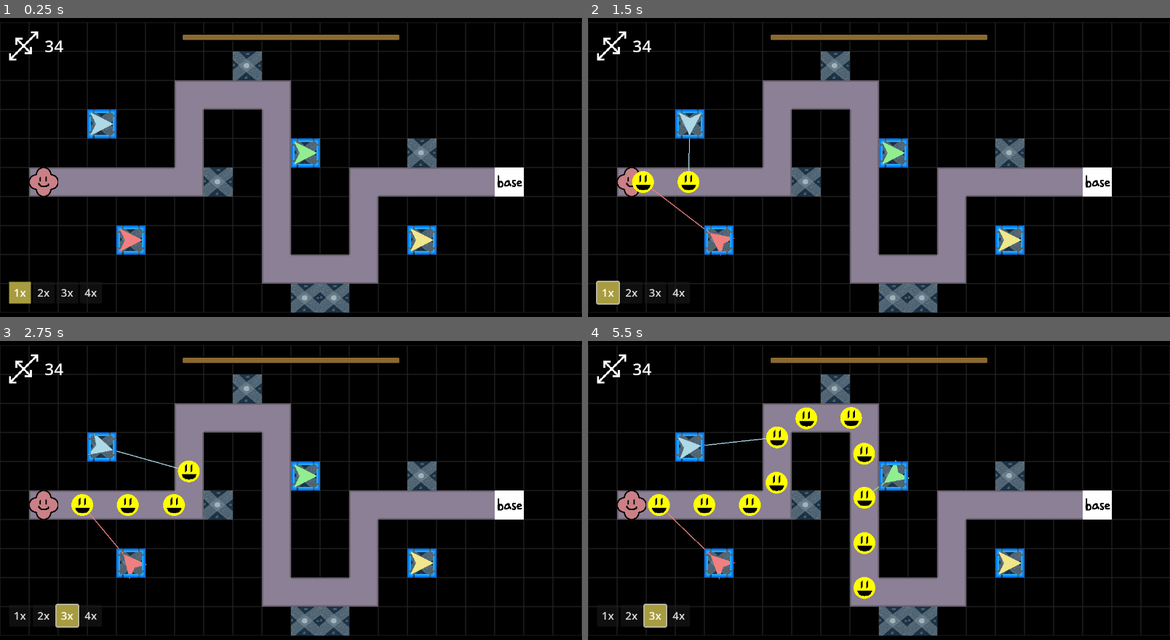
Above: before the commit, frames 1-4 (two rows, left to right).
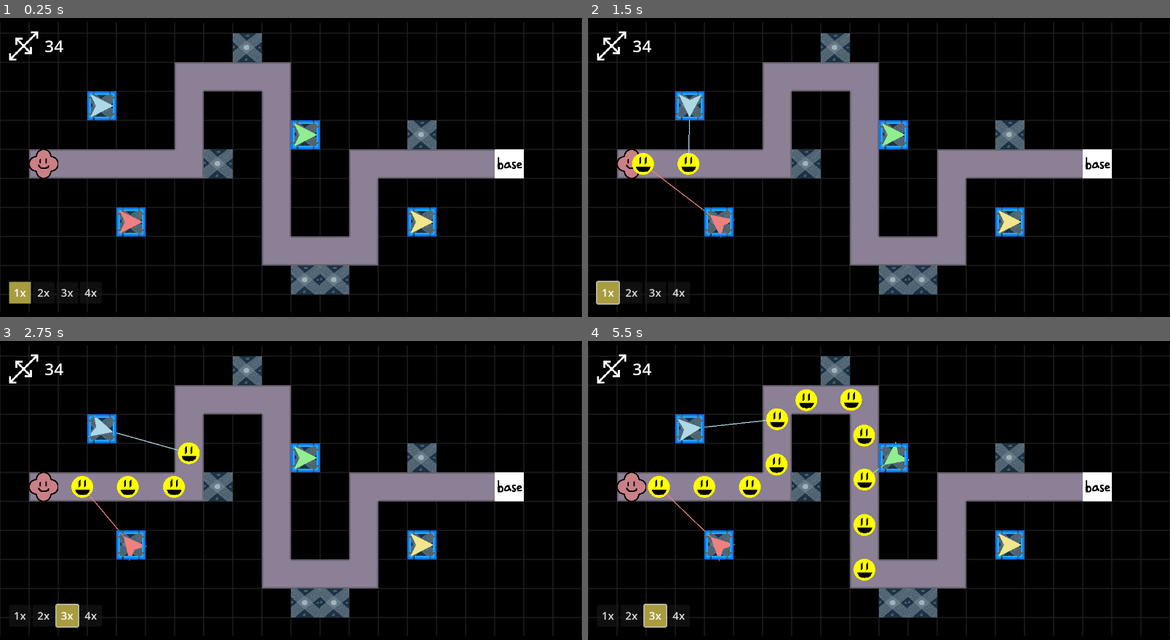
Above: after the commit, the same moments.

Repository: ladybunne/gmtk-game-jam-2024
Game: Godot game, scene res://MainScene.tscn
The game is run twice, just before and just after one commit, with the same random seed, the same clock (stepped at 60 frames per second) and the same inputs.
Inputs:
- Up to frame 1 (0.25 s): no input
- Up to frame 2 (1.5 s): click "2x" at 0.5 s; click "1x" at 1.25 s
- Up to frame 3 (2.75 s): click "3x" at 2 s
- Up to frame 4 (5.5 s): click "4x" at 2.75 s; click "1x" at 3.5 s; click "2x" at 4.25 s; click "3x" at 5 s

The runs differ from the first frame. In frame 1, 17% of the frame differs, in the area x 5-90%, y 5-99%; in frame 2, 17%; in frame 3, 17%; in frame 4, 19%.

Commit message:
Add zoom and pan, stop it from breaking Raj's tower resizing

Diff:
--- a/GameScene.tscn
+++ b/GameScene.tscn
@@ -1,8 +1,9 @@
-[gd_scene load_steps=4 format=3 uid="uid://cld0f8mg8m62w"]
+[gd_scene load_steps=5 format=3 uid="uid://cld0f8mg8m62w"]
 
 [ext_resource type="PackedScene" uid="uid://c7f6l47krk6xs" path="res://Scenes/UI/UI.tscn" id="1_4wb6o"]
 [ext_resource type="Texture2D" uid="uid://bwmtre1r87nsy" path="res://Assets/Sprites/background.png" id="1_dkb0d"]
 [ext_resource type="PackedScene" uid="uid://dqx0tgwtfe1g8" path="res://Scenes/TestLevel.tscn" id="2_v6iw5"]
+[ext_resource type="Script" path="res://Panner.gd" id="4_d1rfe"]
 
 [node name="GameScene" type="Node"]
 
@@ -17,3 +18,27 @@
 [node name="UI" parent="." instance=ExtResource("1_4wb6o")]
 
 [node name="TestLevel" parent="." instance=ExtResource("2_v6iw5")]
+
+[node name="Camera2D" type="Camera2D" parent="."]
+offset = Vector2(640, 360)
+limit_left = -2000
+limit_top = -2000
+limit_right = 3280
+limit_bottom = 2640
+drag_left_margin = 0.0
+drag_top_margin = 0.0
+drag_right_margin = 0.0
+drag_bottom_margin = 0.0
+
+[node name="CanvasLayer" type="CanvasLayer" parent="."]
+
+[node name="Panner" type="Control" parent="CanvasLayer" node_paths=PackedStringArray("camera")]
+layout_mode = 3
+anchors_preset = 15
+anchor_right = 1.0
+anchor_bottom = 1.0
+grow_horizontal = 2
+grow_vertical = 2
+mouse_filter = 2
+script = ExtResource("4_d1rfe")
+camera = NodePath("../../Camera2D")
--- /dev/null
+++ b/Panner.gd
@@ -0,0 +1,38 @@
+extends Control
+
+@export var camera: Camera2D
+var down: bool = false
+var start_position: Vector2 = Vector2.ZERO
+var start_viewport_posiiton: Vector2 = Vector2.ZERO
+
+var zoom_limit_min: float = 0.5
+var zoom_limit_max: float = 2.0
+
+func _input(event: InputEvent) -> void:
+	if event is InputEventMouseButton:
+		# Scroll down / zoom out
+		if event.button_index == 4:
+			camera.zoom += Vector2(0.1, 0.1)
+			start_position = camera.position
+			start_viewport_posiiton = event.position
+
+		# Scroll up / zoom in
+		elif event.button_index == 5:
+			camera.zoom -= Vector2(0.1, 0.1)
+			start_position = camera.position
+			start_viewport_posiiton = event.position
+
+		elif event.button_index == 2 or event.button_index == 3:
+			down = event.pressed
+			start_position = camera.position
+			start_viewport_posiiton = event.position
+
+		else:
+			return
+
+		camera.zoom.x = clamp(camera.zoom.x, zoom_limit_min, zoom_limit_max)
+		camera.zoom.y = clamp(camera.zoom.y, zoom_limit_min, zoom_limit_max)
+
+func _process(delta: float) -> void:
+	if down:
+		camera.position = start_position + (start_viewport_posiiton - get_viewport().get_mouse_position()) * Vector2(1.0 / camera.zoom.x, 1.0 / camera.zoom.y)
